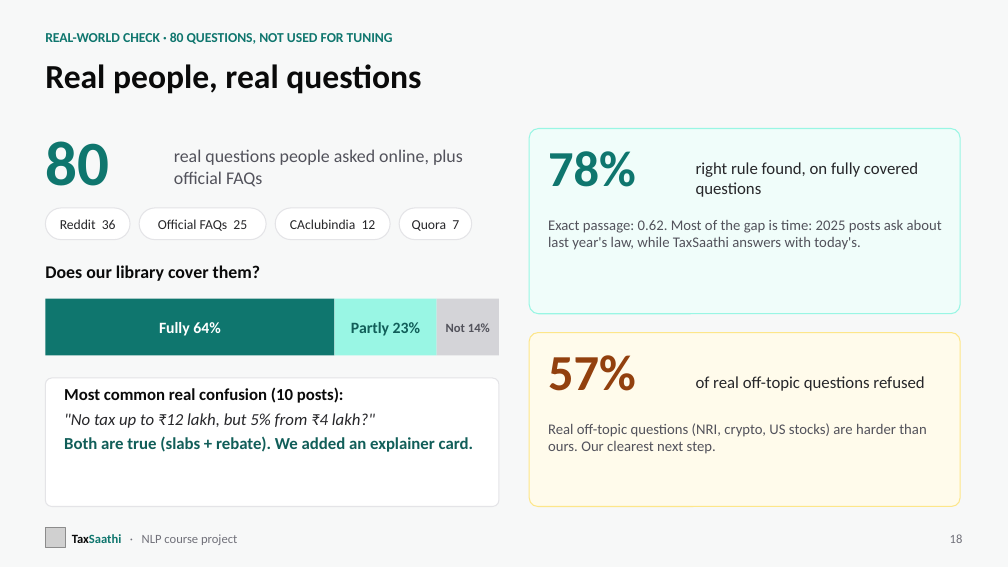
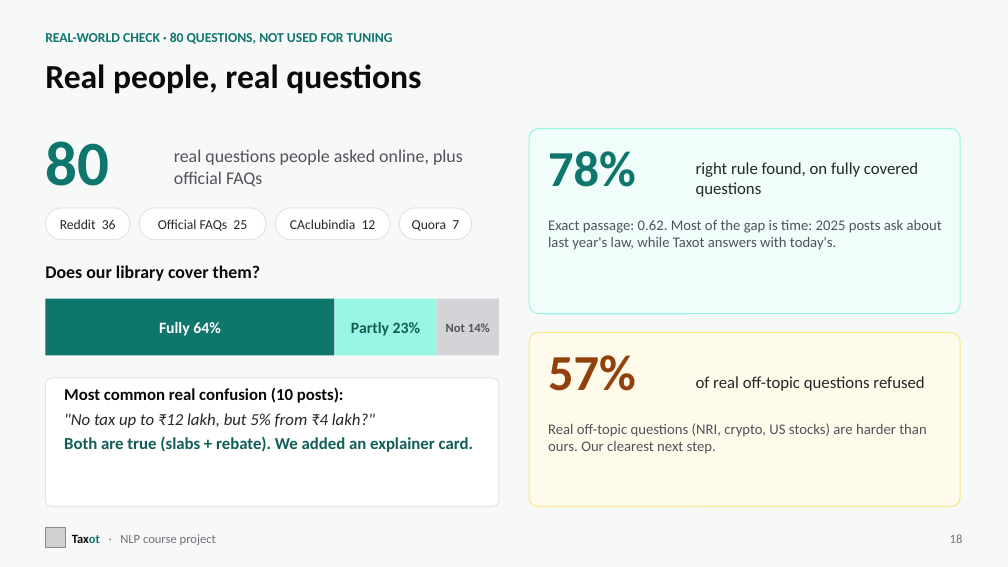
Before and after one commit to HulkInTherapy/taxsaathi, a slide deck: slide 18 of presentation/Taxot.pptx. Drawn at 1008x567 pixels with LibreOffice and Linux fonts; fonts in the diff are those of the drawing; grey boxes stand for pictures. Boxes give left, top, right and bottom in pixels: in the first picture for what was removed or moved away, otherwise in the second. Text is boxed around its words. In the diff, an @@ line names an element or a change of style, - is before the commit and + after.

```diff
--- a/presentation/Taxot.pptx
+++ b/presentation/Taxot.pptx
@@ text at [548,220,942,250]: text changed @@
-Exact passage: 0.62. Most of the gap is time: 2025 posts ask about last year's law, while TaxSaathi answers with today's.
+Exact passage: 0.62. Most of the gap is time: 2025 posts ask about last year's law, while Taxot answers with today's.
@@ text at [72,534,216,545]: text changed @@
-TaxSaathi · NLP course project
+Taxot · NLP course project
```
Also in this commit, not shown: 22 other slides changed, 4 slides added, 10 other files.
